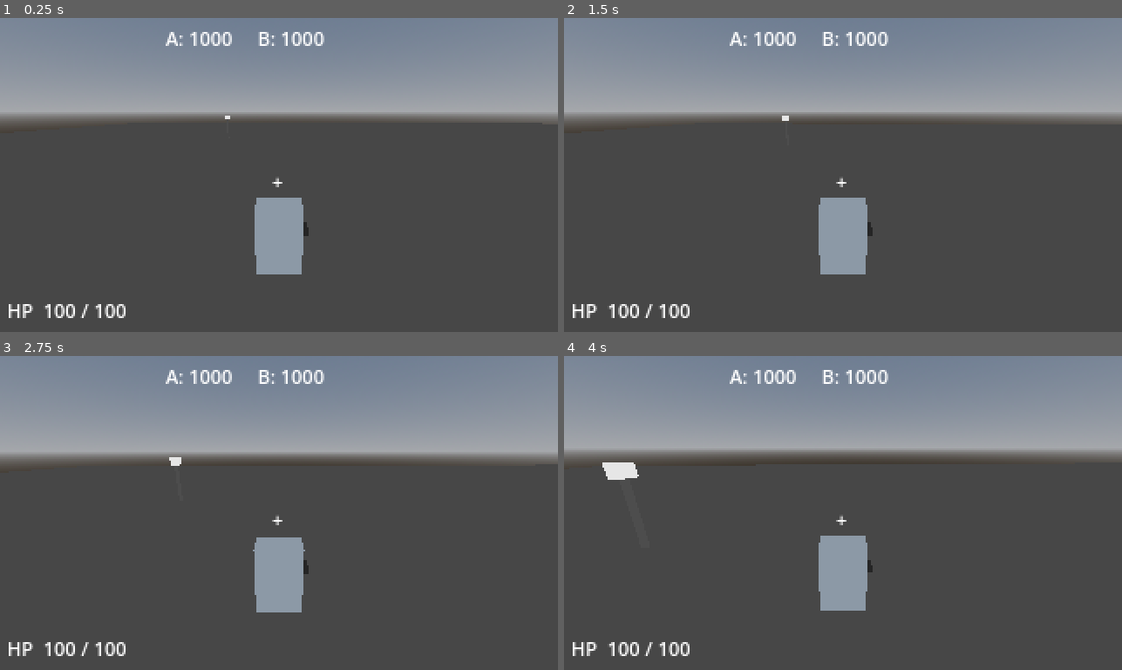
Above: before the commit, frames 1-4 (two rows, left to right).
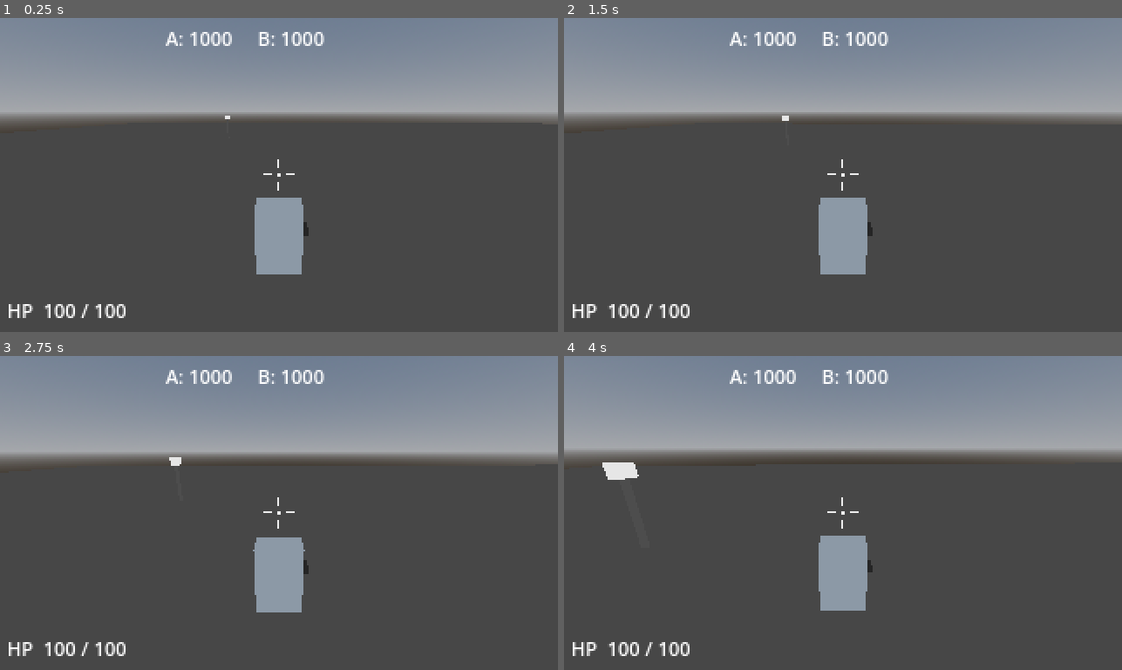
Above: after the commit, the same moments.

Repository: jonathandaley/Hardpoint
Game: Godot game, scene res://scenes/arena/Arena.tscn
Two runs of this game, one before a commit and one after it. Both use one fixed random seed, a clock stepped at 60 frames per second and the inputs below.
Inputs (mouse positions are in pixels of both pictures, inside the frame that each line leads up to):
- Up to frame 1 (0.25 s): no input
- Up to frame 2 (1.5 s): tap Enter (ui_accept) at 0.5, 0.77 s; move the mouse to (870, 175) at 0.52 s; press the mouse at (870, 175) at 0.53 s; hold W (move_forward) from 0.53 s (still down); move the mouse to (815, 175) at 1.27 s; release the mouse at (815, 175) at 1.28 s; right-click (815, 175) at 1.35 s
- Up to frame 3 (2.75 s): keep holding W (move_forward); tap Enter (ui_accept) at 1.52, 2 s; move the mouse to (290, 506) at 2.02 s; press the mouse at (290, 506) at 2.03 s
- Up to frame 4 (4 s): keep holding W (move_forward); tap Enter (ui_accept) at 2.75, 3.02, 3.77 s; move the mouse to (837, 519) at 2.77 s; release the mouse at (837, 519) at 2.78 s; right-click (837, 519) at 2.85 s; move the mouse to (887, 516) at 3.52 s; press the mouse at (887, 516) at 3.53 s

The runs differ from the first frame. In frame 1, less than 0.1% of the frame differs, in the area x 47-53%, y 45-55%; in frame 2, less than 0.1%; in frame 3, less than 0.1%; in frame 4, less than 0.1%.

Commit message:
Replace crosshair label with drawn Control for pixel-accurate aim
Dot (r=1.5px) + four lines with 4px gap, drawn at exact size/2 center.
Eliminates the font-baseline vertical offset from the old "+" Label.

Co-Authored-By: Claude Sonnet 4.6 <noreply@anthropic.com>

Diff:
--- a/scenes/ui/HUD.tscn
+++ b/scenes/ui/HUD.tscn
@@ -1,6 +1,7 @@
-[gd_scene load_steps=1 format=3]
+[gd_scene load_steps=2 format=3]
 
 [ext_resource type="Script" path="res://scripts/HUD.gd" id="1"]
+[ext_resource type="Script" path="res://scripts/Crosshair.gd" id="2"]
 
 [node name="HUD" type="CanvasLayer"]
 script = ExtResource("1")
@@ -21,13 +22,10 @@
 theme_override_font_sizes/font_size = 11
 text = "A: 1000     B: 1000"
 
-[node name="Crosshair" type="Label" parent="."]
-offset_left = 156.0
-offset_top = 86.0
-offset_right = 164.0
-offset_bottom = 94.0
-theme_override_font_sizes/font_size = 11
-text = "+"
+[node name="Crosshair" type="Control" parent="."]
+anchor_right = 1.0
+anchor_bottom = 1.0
+script = ExtResource("2")
 
 [node name="ResultLabel" type="Label" parent="."]
 offset_left = 100.0
--- /dev/null
+++ b/scripts/Crosshair.gd
@@ -0,0 +1,19 @@
+extends Control
+
+const DOT_RADIUS  := 1.5
+const GAP         := 4.0
+const LINE_LEN    := 5.0
+const LINE_WIDTH  := 1.0
+const COLOR       := Color(1.0, 1.0, 1.0, 0.9)
+
+func _draw() -> void:
+	var c := size * 0.5
+	draw_circle(c, DOT_RADIUS, COLOR)
+	# up
+	draw_line(c + Vector2(0, -(GAP + LINE_LEN)), c + Vector2(0, -GAP), COLOR, LINE_WIDTH)
+	# down
+	draw_line(c + Vector2(0,  GAP), c + Vector2(0,  GAP + LINE_LEN), COLOR, LINE_WIDTH)
+	# left
+	draw_line(c + Vector2(-(GAP + LINE_LEN), 0), c + Vector2(-GAP, 0), COLOR, LINE_WIDTH)
+	# right
+	draw_line(c + Vector2( GAP, 0), c + Vector2( GAP + LINE_LEN, 0), COLOR, LINE_WIDTH)
--- a/scripts/HUD.gd
+++ b/scripts/HUD.gd
@@ -2,7 +2,7 @@
 
 @onready var health_label: Label = $HealthLabel
 @onready var score_label: Label = $ScoreLabel
-@onready var crosshair: Label = $Crosshair
+@onready var crosshair: Control = $Crosshair
 @onready var result_label: Label = $ResultLabel
 @onready var restart_label: Label = $RestartLabel
 
